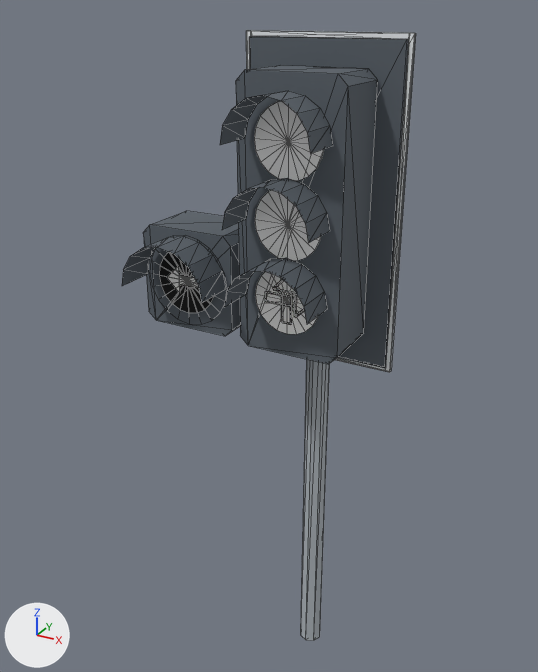
Two versions of the glTF model game_godot/models/street/traffic_light_left.glb, one commit apart.
Rendered twice from a 50 mm camera at (1.86, -4.05, 4.5) aimed at (-0.28, -0.16, 2.55). Every picture has the same lights, and +X, +Y and +Z are marked at lower left. The older version comes first. Mesh edges are drawn as thin lines. Where no turn or scale is listed for an object, it has been applied to the vertices. Vertices at exactly the same position are counted once.

Names of what the first picture shows: 'aperture_arrow', 'aperture_green', 'aperture_red', 'aperture_yellow', 'body'.
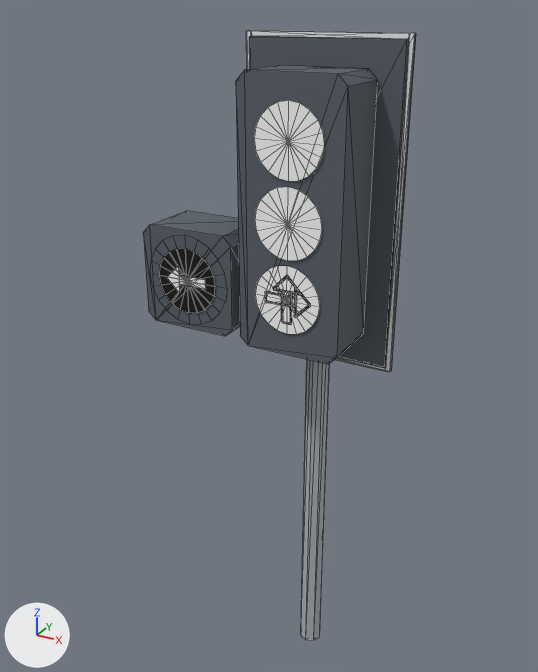
The change, as a diff of the scene's bpy script:
```diff
--- a/game_godot/models/street/traffic_light_left.glb.py
+++ b/game_godot/models/street/traffic_light_left.glb.py
@@ me_mesh_0 @@
 # used by ob_body; location = (0.0, 0.0, 0.0)
-me_mesh_0.from_pydata(...)  # 177 vertices, 240 faces; spans x -1.02..0.5, y -0.73..0.08, z 0.0..4.38
+me_mesh_0.from_pydata(...)  # 105 vertices, 176 faces; spans x -1.02..0.5, y -0.45..0.08, z 0.0..4.38
+# me_mesh_0 part 1: the loose piece of 18 vertices spanning x -0.26..0.26, y -0.73..-0.47, z 2.95..3.21 is deleted
+# me_mesh_0 part 2: the loose piece of 18 vertices spanning x -0.26..0.26, y -0.73..-0.47, z 3.85..4.11 is deleted
+# me_mesh_0 part 3: the loose piece of 18 vertices spanning x -0.26..0.26, y -0.73..-0.47, z 3.4..3.66 is deleted
+# me_mesh_0 part 4: the loose piece of 18 vertices spanning x -0.99..-0.41, y -0.73..-0.47, z 2.95..3.24 is deleted
 me_mesh_0.materials.append(mat_signal_body)
```

Changed parts and their boxes [x1, y1, x2, y2] in the pictures (538 x 672 px):
'body', reshaped (7% narrower): before [122, 30, 416, 641]; after [143, 30, 416, 641]
part 1 of me_mesh_0, deleted: before [224, 258, 327, 324]
part 2 of me_mesh_0, deleted: before [220, 91, 332, 154]
part 3 of me_mesh_0, deleted: before [222, 178, 330, 243]
part 4 of me_mesh_0, deleted: before [122, 236, 225, 302]
